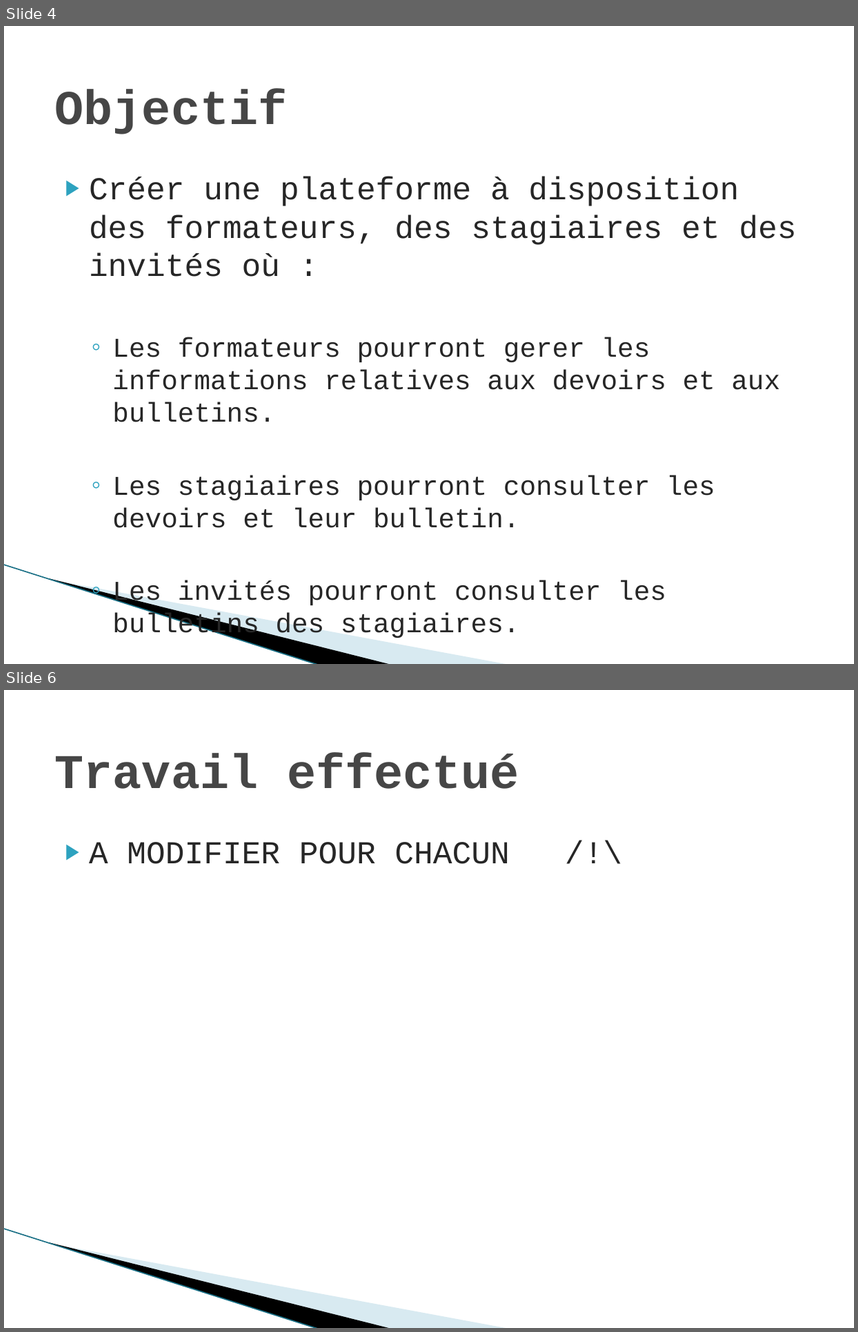
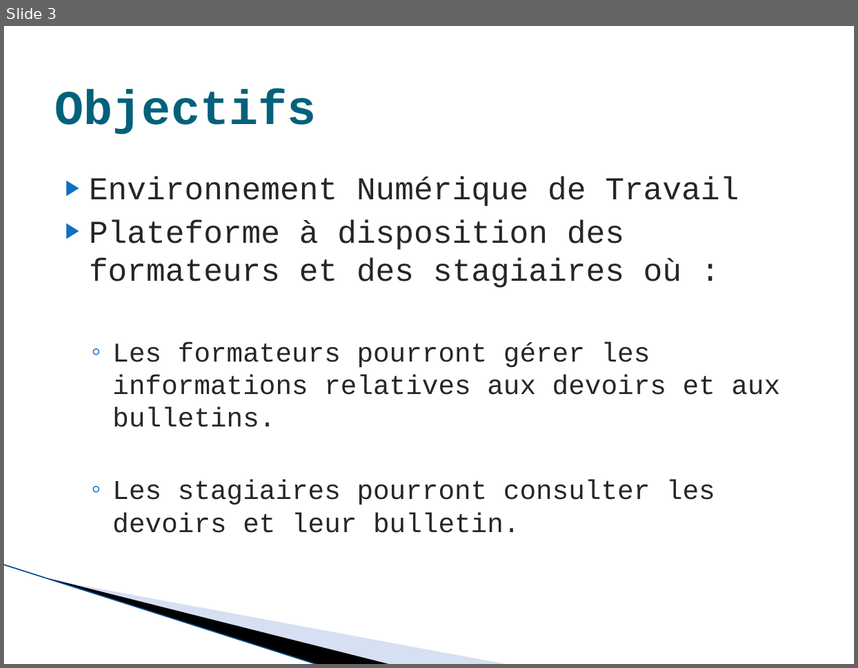
Before and after one commit to imie-source/ENT-IMIE, a slide deck: doc/Projet ENT.pptx. Shown one above the other, each under a label of ours: slides 4 and 6 before the commit, slide 3 after it; the slides between them are not shown. The pictures are 858x1332 and 858x668 pixels, drawn with LibreOffice and Linux fonts; fonts in the diff are those of the drawing; background and template pictures are left out. Boxes give left, top, right and bottom in pixels: in the first picture for what was removed or moved away, otherwise in the second. Text is boxed around its words. In the diff, an @@ line names an element or a change of style, - is before the commit and + after.

```diff
--- a/doc/Projet ENT.pptx
+++ b/doc/Projet ENT.pptx
@@ slide 6 removed at (x1=4, y1=690, x2=854, y2=1328), background #FFFFFF; not listed: 3 template elements that a slide beside it also shows @@
@@ title removed at (x1=55, y1=753, x2=519, y2=789) @@
-Travail effectué
@@ text removed at (x1=89, y1=842, x2=509, y2=864) @@
-▶ A MODIFIER POUR CHACUN /!\
@@ what was slide 4 is now slide 3 @@
@@ slide 3 changed as well @@
@@ title at (x1=55, y1=89, x2=317, y2=134): text changed; text colour #464646 to #04617B @@
-Objectif
+Objectifs
@@ text at (x1=89, y1=176, x2=780, y2=427): text changed; size 23 to 27 pt @@
-▶ Créer une plateforme à disposition des formateurs, des stagiaires et des invités où :
-  ◦ Les formateurs pourront gerer les informations relatives aux devoirs et aux bulletins.
+▶ Environnement Numérique de Travail
+▶ Plateforme à disposition des formateurs et des stagiaires où :
+  ◦ Les formateurs pourront gérer les informations relatives aux devoirs et aux bulletins.
@@ text at (x1=112, y1=479, x2=715, y2=532): bullet colour #2DA2BF to #0F6FC6 @@
@@ line (4, 564) - (319, 664): stroke #97C5D8 0.95 pt to #94ABDC 0.95 pt @@
@@ freeform shape at (x1=51, y1=579, x2=510, y2=664): fill #A0CBDC at 40% opacity to #9DB2E1 at 40% opacity @@
@@ text at (x1=112, y1=580, x2=666, y2=640): paragraph removed @@
-  ◦ Les invités pourront consulter les bulletins des stagiaires.
```
Also in this commit, not shown: 3 other slides changed, 3 slides added, 2 other slides removed.
